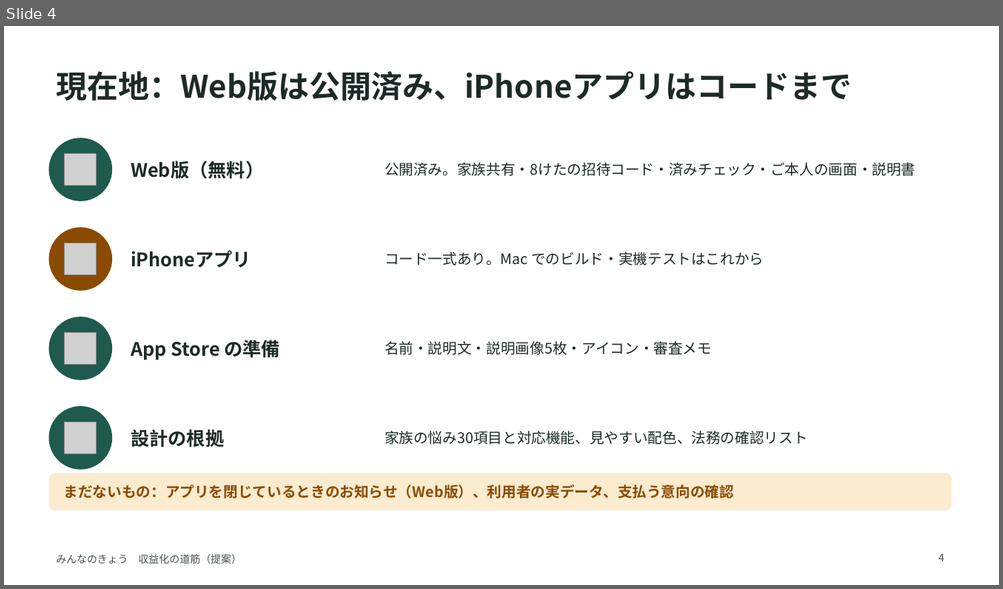
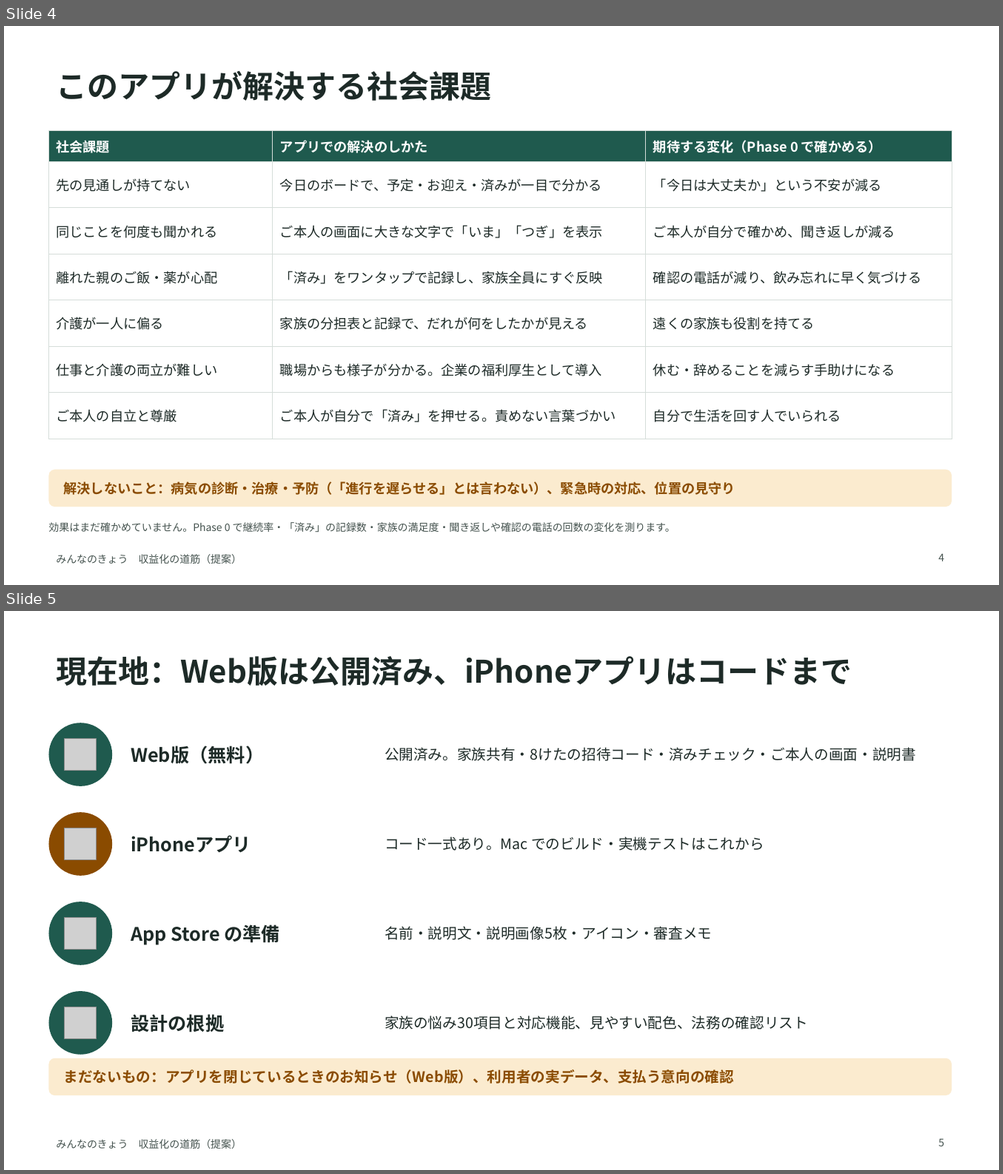
Before and after one commit to sakurabloomyou/Sunplaza-supermarket, a slide deck: minnanokyou-business/minnanokyou_monetization_plan.pptx. Shown one above the other, each under a label of ours: slide 4 before the commit, slides 4 and 5 after it. The pictures are 1003x589 and 1003x1174 pixels, drawn with LibreOffice and Linux fonts; fonts in the diff are those of the drawing; grey boxes stand for pictures. Boxes give left, top, right and bottom in pixels: in the first picture for what was removed or moved away, otherwise in the second. Text is boxed around its words. In the diff, an @@ line names an element or a change of style, - is before the commit and + after.

```diff
--- a/minnanokyou-business/minnanokyou_monetization_plan.pptx
+++ b/minnanokyou-business/minnanokyou_monetization_plan.pptx
@@ slide 4 added at (4,26,999,585), background #FFFFFF; not listed: 1 template element that a slide beside it also shows @@
@@ title added at (56,70,491,101), 30 pt, text #1D2A27, bold @@
+このアプリが解決する社会課題
@@ table added at (48,130,951,426), 7 rows, 3 columns @@
+社会課題 | アプリでの解決のしかた | 期待する変化（Phase 0 で確かめる）
+先の見通しが持てない | 今日のボードで、予定・お迎え・済みが一目で分かる | 「今日は大丈夫か」という不安が減る
+同じことを何度も聞かれる | ご本人の画面に大きな文字で「いま」「つぎ」を表示 | ご本人が自分で確かめ、聞き返しが減る
+離れた親のご飯・薬が心配 | 「済み」をワンタップで記録し、家族全員にすぐ反映 | 確認の電話が減り、飲み忘れに早く気づける
+介護が一人に偏る | 家族の分担表と記録で、だれが何をしたかが見える | 遠くの家族も役割を持てる
+仕事と介護の両立が難しい | 職場からも様子が分かる。企業の福利厚生として導入 | 休む・辞めることを減らす手助けになる
+ご本人の自立と尊厳 | ご本人が自分で「済み」を押せる。責めない言葉づかい | 自分で生活を回す人でいられる
@@ rounded rectangle added at (48,470,951,507), fill #FBEBCF @@
@@ text added at (64,482,735,495), 13 pt, text #8A4B00, bold @@
+解決しないこと：病気の診断・治療・予防（「進行を遅らせる」とは言わない）、緊急時の対応、位置の見守り
@@ text added at (48,523,675,532), 10 pt, text #44524E @@
+効果はまだ確かめていません。Phase 0 で継続率・「済み」の記録数・家族の満足度・聞き返しや確認の電話の回数の変化を測ります。
@@ page number added at (938,554,944,562), 10 pt, text #44524E @@
+4
@@ what was slide 4 is now slide 5 @@
@@ page number at (938,1139,944,1147): text changed @@
-4
+5
```
Also in this commit, not shown: 2 slides changed, 1 other file.
